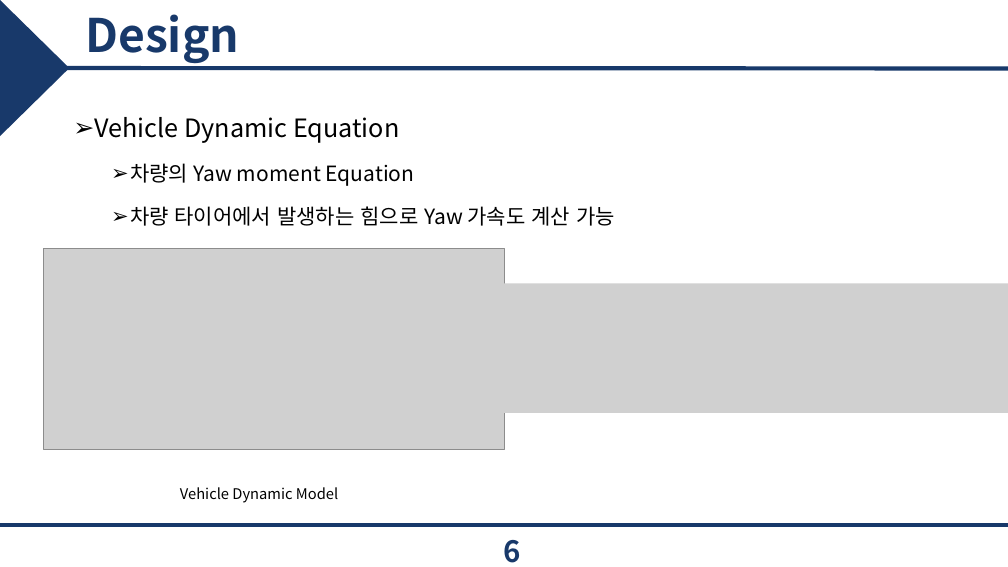
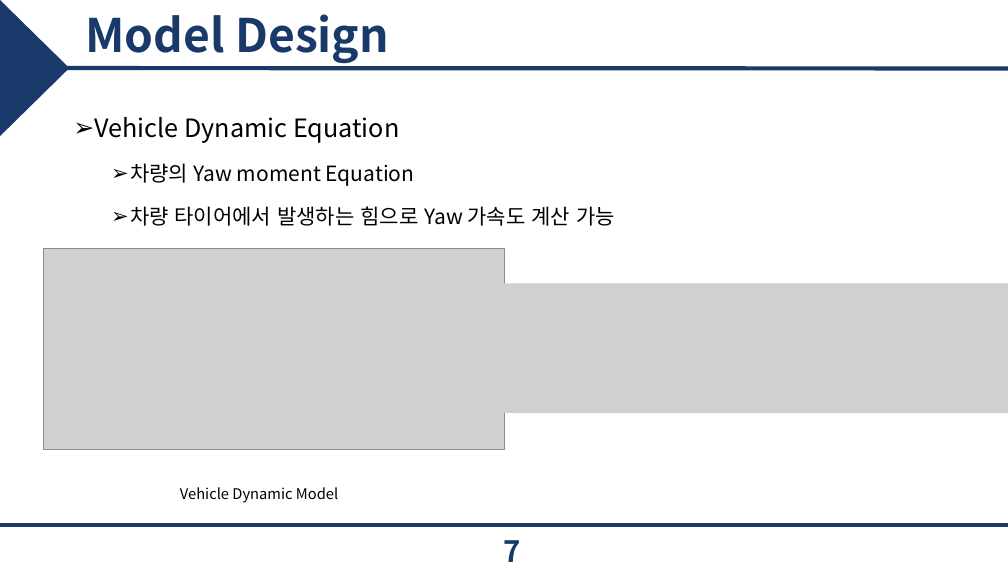
Before and after one commit to epoxx-arch/Torque_vectoringthesis, a slide deck: slide 7 of 졸업 논문/JCCI 발표.pptx (slide 6 before the commit). Drawn at 1008x567 pixels with LibreOffice and Linux fonts; fonts in the diff are those of the drawing; grey boxes stand for pictures; background and template pictures are left out. Boxes give left, top, right and bottom in pixels: in the first picture for what was removed or moved away, otherwise in the second. Text is boxed around its words. In the diff, an @@ line names an element or a change of style, - is before the commit and + after.

```diff
--- a/졸업 논문/JCCI 발표.pptx
+++ b/졸업 논문/JCCI 발표.pptx
@@ title at (85, 14, 389, 64): text changed @@
-Design
+Model Design
@@ page number at (503, 540, 520, 562): text changed @@
-6
+7
```
Also in this commit, not shown: 10 other slides changed, 3 slides added, 2 slides removed, 30 other files.
